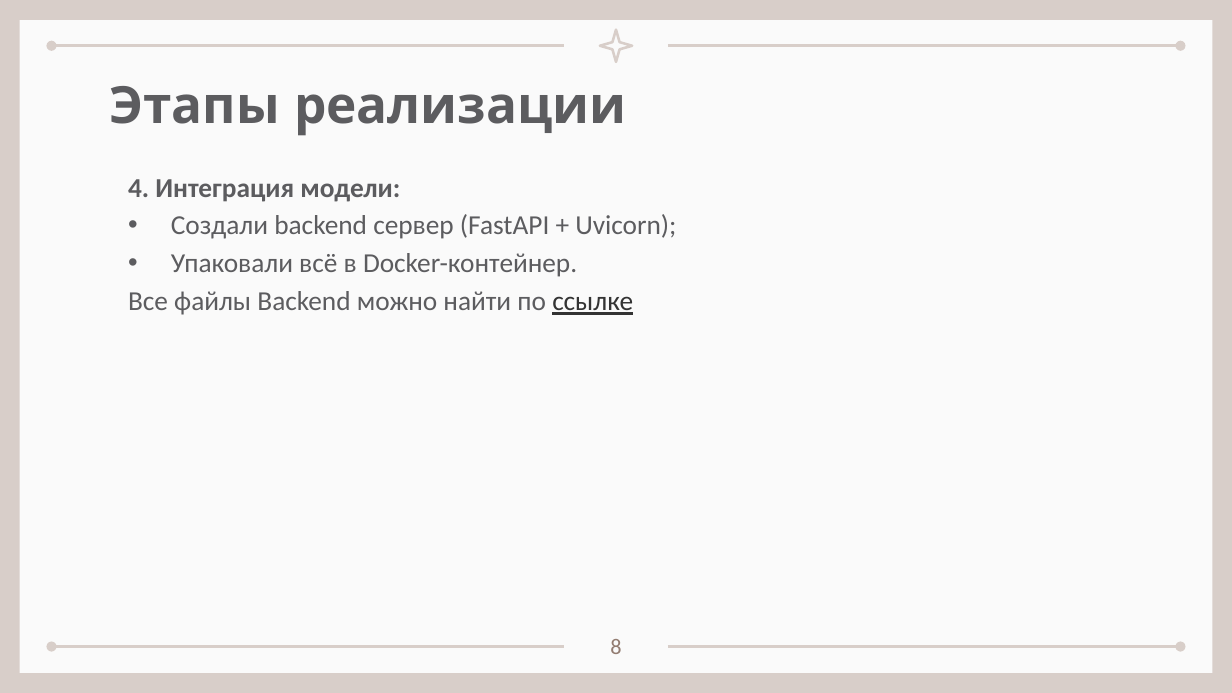
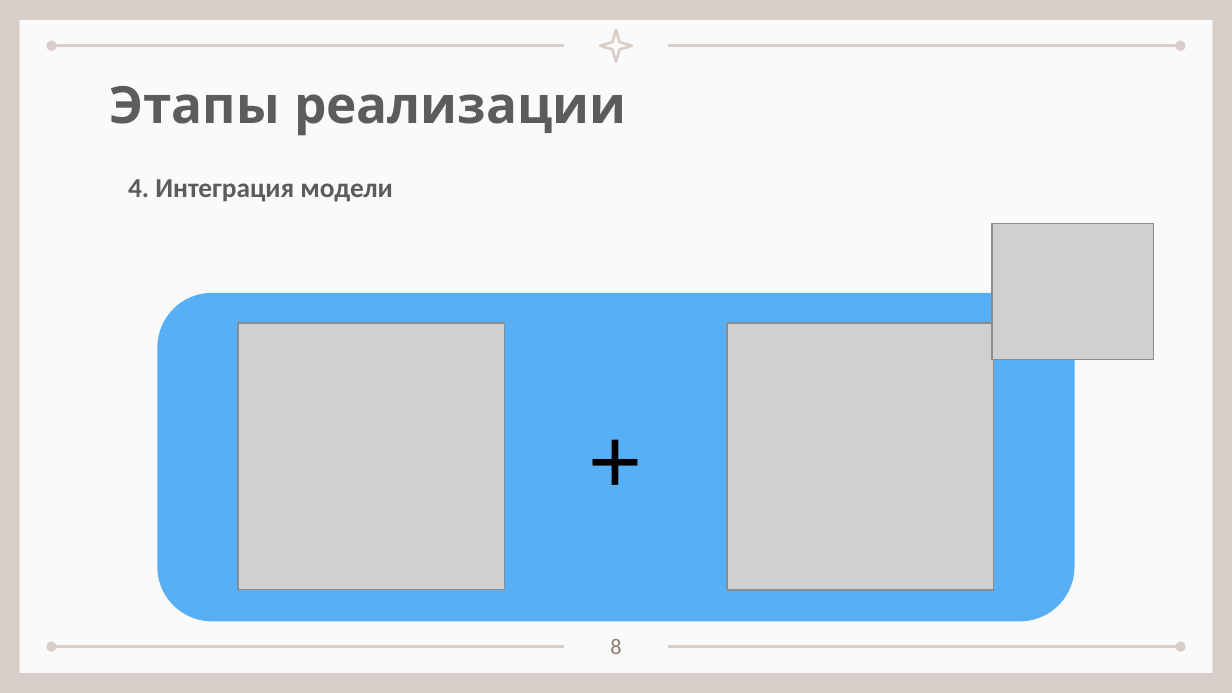
Before and after one commit to sevaTechoPark/BIDVA-hakaton, a slide deck: slide 8 of Защита проекта БИДВА май 2025.pptx. Drawn at 1232x693 pixels with LibreOffice and Linux fonts; fonts in the diff are those of the drawing; grey boxes stand for pictures. Boxes give left, top, right and bottom in pixels: in the first picture for what was removed or moved away, otherwise in the second. Text is boxed around its words. In the diff, an @@ line names an element or a change of style, - is before the commit and + after.

```diff
--- a/Защита проекта БИДВА май 2025.pptx
+++ b/Защита проекта БИДВА май 2025.pptx
@@ text at <box>128,179,393,202</box>: text changed; bold on @@
-4. Интеграция модели:
-• Создали backend сервер (FastAPI + Uvicorn);
-• Упаковали всё в Docker-контейнер.
-Все файлы Backend можно найти по ссылке
+4. Интеграция модели
@@ picture added at <box>992,224,1153,360</box> @@
@@ rounded rectangle added at <box>158,293,1074,622</box>, fill #57AFF6 @@
@@ picture added at <box>238,323,505,590</box> @@
@@ picture added at <box>727,323,994,590</box> @@
@@ text added at <box>577,395,655,520</box>, 54 pt, text #000000 @@
++
```
Also in this commit, not shown: 7 other slides changed, 3 slides added, 2 slides removed.
